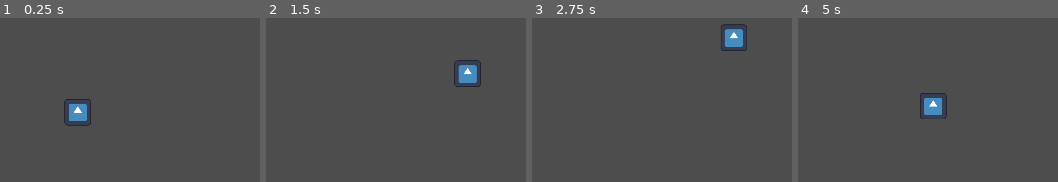
Above: before the commit, frames 1-4 (left to right).
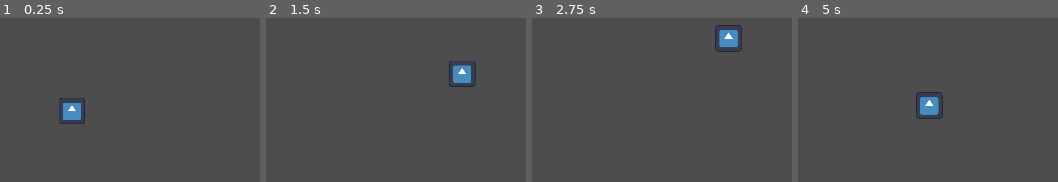
Above: after the commit, the same moments.

Repository: Relapson/Point-N-Click
Game: Godot game, scene res://main.tscn
Two runs of this game, one before a commit and one after it. Both use one fixed random seed, a clock stepped at 60 frames per second and the inputs below. The engine's default icon, where the game draws it, is replaced by a stand-in: a white triangle on a blue panel in a dark square.
Inputs (mouse positions are in pixels of both pictures, inside the frame that each line leads up to):
- Up to frame 1 (0.25 s): no input
- Up to frame 2 (1.5 s): tap Enter at 0.5 s; move the mouse to (outside the picture) at 0.52 s; click (outside the picture) at 0.6 s; move the mouse to (outside the picture) at 1.27 s; right-click (outside the picture) at 1.35 s; click (outside the picture) at 1.42 s
- Up to frame 3 (2.75 s): move the mouse to (outside the picture) at 2.02 s; click (outside the picture) at 2.1 s
- Up to frame 4 (5 s): move the mouse to (865, 173) at 2.77 s; right-click (865, 173) at 2.85 s; click (865, 173) at 2.92 s; move the mouse to (outside the picture) at 3.52 s; click (outside the picture) at 3.6 s; move the mouse to (outside the picture) at 4.27 s; right-click (outside the picture) at 4.35 s; click (outside the picture) at 4.42 s

The runs differ from the first frame. In frame 1, 1.0% of the frame differs, in the area x 22-35%, y 48-66%; in frame 2, 0.9%; in frame 3, 1.0%; in frame 4, 0.9%.

Commit message:
läuft schon einigermaßen, plan: boolean entered einführen und abhängig davon vlt pos setzen

Diff:
--- a/Characters/Player.gd
+++ b/Characters/Player.gd
@@ -7,7 +7,7 @@
 @onready var navigation_agent: NavigationAgent2D = $NavigationAgent2D
 
 func _ready():
-	set_movement_target(position) # if RoomLoader.player_pos_last_screen == null else RoomLoader.player_pos_last_screen)
+	#set_movement_target(position if RoomLoader.area_positions else RoomLoader.player_pos_last_screen)
 	call_deferred("actor_setup")
 
 func actor_setup():
@@ -35,8 +35,15 @@
 	if position.distance_to(target) > 10:
 		move_and_slide()
 
-func save_pos():
-	RoomLoader.player_pos_last_screen = position
+func save_pos(area_id, area_pos):
+	print("DEBUG:")
+	print("SAVING " + str(area_id) + " | " + str(area_pos))
+	RoomLoader.area_positions[area_id] = area_pos
 
-func load_pos():
-	position = RoomLoader.player_pos_last_screen
+func load_pos(area_id):
+	print("DEBUG:")
+	print("CHECKING FOR: " + str(area_id))
+	if area_id in RoomLoader.area_positions:
+		print("FOUND!")
+		print("SETTING TO: " + str(RoomLoader.area_positions[area_id]))
+		position = RoomLoader.area_positions[area_id]
--- a/Control/leave_area_hotspot.gd
+++ b/Control/leave_area_hotspot.gd
@@ -1,6 +1,7 @@
 extends Area2D
 
 @export_file("*.tscn", "*.scn") var next_room # pfad zur scene
+@export var area_id: int
 
 var body_in_area = false
 var clicked = false # TODO: geht vielleicht besser, funktioniert aber
@@ -9,15 +10,14 @@
 func _ready():
 	$RoomName.set_text(next_room if next_room != null else "")
 	$RoomName.hide()
-	if RoomLoader.player_pos_last_screen:
-		get_node("../Player").load_pos()
+	var dings = get_tree().root.get_children()[1].find_child("Player")
 
 func _process(_delta):
 	if clicked and body_in_area:
 		RoomLoader.room_name = name
-		get_node("../Player").save_pos()
+		get_node("../Player").save_pos(area_id, $PlayerSpawnPoint.global_position)
 		await get_tree().create_timer(0.2).timeout # TODO: kurz warten bevor szene gewechselt wird - evtl auch animation abspielen/abwarten dann
-		RoomLoader.goto_scene(next_room)
+		RoomLoader.goto_scene(next_room, area_id)
 		return
 
 # wenn im bereich geklickt wurde -> true
@@ -28,8 +28,8 @@
 		if event.double_click:
 			clicked = false
 			RoomLoader.room_name = name
-			get_node("../Player").save_pos()
-			RoomLoader.goto_scene(next_room)
+			get_node("../Player").save_pos(area_id, $PlayerSpawnPoint.global_position)
+			RoomLoader.goto_scene(next_room, area_id)
 			return
 		if event.get_button_index() == 1 and body_in_area:
 			clicked = true
--- /dev/null
+++ b/Control/roomControl/scene_1.gd
@@ -0,0 +1,11 @@
+extends Node
+
+var scene_id: int
+
+var player_entered_area = false
+
+func _ready():
+	$Player.load_pos(scene_id)
+
+func set_scene_id(id):
+	scene_id = id
--- a/Control/roomControl/scene_3.gd
+++ b/Control/roomControl/scene_3.gd
@@ -1,9 +1,11 @@
 extends Node
-#
-#func _ready():
-#	print(RoomLoader.room_name)
-#
-#	if RoomLoader.room_name:
-#		var room_node = get_node(RoomLoader.room_name)
-#		if room_node:
-#			$Player.global_position = RoomLoader.player_pos_last_screen
+
+var scene_id: int
+
+var player_entered_area = false
+
+func _ready():
+	$Player.load_pos(scene_id)
+
+func set_scene_id(id):
+	scene_id = id
--- a/Control/room_loader.gd
+++ b/Control/room_loader.gd
@@ -4,19 +4,35 @@
 var player_pos_last_screen = null # spieler position um diese bei wiedereintritt zu setzen
 var room_name = null # raum namen merken um entsprechenden knoten wieder zu finden
 
+# testing
+var area_positions = {
+	1:Vector2(955, 533),
+	2:Vector2(1344, 570)}
+
 func _ready():
 	var root = get_tree().root
 	current_scene = root.get_child(root.get_child_count() - 1)
 
-func goto_scene(path):
-	call_deferred("_deferred_goto_scene", path)
+func goto_scene(path, area_id):
+	call_deferred("_deferred_goto_scene", path, area_id)
 
-func _deferred_goto_scene(path):
+func _deferred_goto_scene(path, area_id):
 	# free current scene
 	current_scene.free()
 	# load new scene
 	var s = ResourceLoader.load(path)
 	# instanciate new scene
 	current_scene = s.instantiate()
+	# call the function to set the area
+	current_scene.call("set_scene_id", area_id)
 	# add to active scene
 	get_tree().root.add_child(current_scene)
+
+	print("CALLED WITH AREA ID: " + str(area_id))
+
+# funktion um area pos zu bekommen
+func get_area_pos(area_id):
+	if area_id in area_positions:
+		return area_positions[area_id]
+	else:
+		return null
--- a/scene_01.tscn
+++ b/scene_01.tscn
@@ -1,5 +1,6 @@
-[gd_scene load_steps=6 format=3 uid="uid://u2r5qtlprn73"]
+[gd_scene load_steps=7 format=3 uid="uid://u2r5qtlprn73"]
 
+[ext_resource type="Script" path="res://Control/roomControl/scene_1.gd" id="1_bd4gc"]
 [ext_resource type="PackedScene" uid="uid://b38h7cepxykak" path="res://Characters/Player.tscn" id="1_gpj7y"]
 [ext_resource type="Script" path="res://Control/ClickableArea.gd" id="2_awim4"]
 [ext_resource type="FontFile" uid="uid://oqud717w80kb" path="res://Assets/Fonts/EastSeaDokdo-Regular.ttf" id="3_exge3"]
@@ -11,13 +12,10 @@
 outlines = Array[PackedVector2Array]([PackedVector2Array(186, 484, 929, 409, 1712, 343, 1778, 519, 1553, 689, 1256, 644, 1228, 821, 1691, 838, 1304, 1041, 899, 843, 378, 1011, 77, 824, 262, 695)])
 
 [node name="Scene01" type="Node"]
+script = ExtResource("1_bd4gc")
 
 [node name="NavigationRegion2D" type="NavigationRegion2D" parent="."]
 navigation_polygon = SubResource("NavigationPolygon_6mx3b")
-
-[node name="Player" parent="." instance=ExtResource("1_gpj7y")]
-position = Vector2(891, 609)
-scale = Vector2(0.5, 0.5)
 
 [node name="ClickableArea" type="Area2D" parent="."]
 position = Vector2(1545, 449)
@@ -40,6 +38,7 @@
 [node name="Area2" parent="." instance=ExtResource("4_jx7g5")]
 position = Vector2(410, 484)
 next_room = "res://scene_2.tscn"
+area_id = 1
 
 [node name="CollisionPolygon2D" parent="Area2" index="0"]
 polygon = PackedVector2Array(682.6, 417.4, 684.6, 781.4, 920.6, 756.4, 914.6, 422.4)
@@ -50,9 +49,14 @@
 [node name="Area3" parent="." instance=ExtResource("4_jx7g5")]
 position = Vector2(1470, 361)
 next_room = "res://scene_3.tscn"
+area_id = 2
 
 [node name="PlayerSpawnPoint" parent="Area3" index="2"]
 position = Vector2(12, -10)
+
+[node name="Player" parent="." instance=ExtResource("1_gpj7y")]
+position = Vector2(877, 606)
+scale = Vector2(0.5, 0.5)
 
 [connection signal="mouse_entered" from="ClickableArea" to="ClickableArea" method="_on_mouse_entered" flags=18]
 [connection signal="mouse_exited" from="ClickableArea" to="ClickableArea" method="_on_mouse_exited" flags=18]
--- a/scene_2.tscn
+++ b/scene_2.tscn
@@ -18,7 +18,7 @@
 navigation_polygon = SubResource("NavigationPolygon_eb2dj")
 
 [node name="Player" parent="." instance=ExtResource("1_twlcm")]
-position = Vector2(951, 531)
+position = Vector2(715, 666)
 scale = Vector2(0.5, 0.5)
 
 [node name="ClickableArea" type="Area2D" parent="."]
@@ -41,7 +41,8 @@
 
 [node name="Area1" parent="." instance=ExtResource("4_tvvqn")]
 position = Vector2(956, 561)
-next_room = "res://main.tscn"
+next_room = "res://scene_01.tscn"
+area_id = 1
 
 [node name="CollisionPolygon2D" parent="Area1" index="0"]
 polygon = PackedVector2Array(811, 492, 683, 750, 1145, 768, 990, 480)
--- a/scene_3.tscn
+++ b/scene_3.tscn
@@ -17,7 +17,8 @@
 
 [node name="Area1" parent="." instance=ExtResource("1_4phat")]
 position = Vector2(1353, 571)
-next_room = "res://main.tscn"
+next_room = "res://scene_01.tscn"
+area_id = 2
 
 [node name="CollisionPolygon2D" parent="Area1" index="0"]
 polygon = PackedVector2Array(875, 438, 690, 781, 1164, 801, 1078, 667)
@@ -26,7 +27,7 @@
 position = Vector2(-9, -1)
 
 [node name="Player" parent="." instance=ExtResource("2_44wxe")]
-position = Vector2(1327, 566)
+position = Vector2(873, 614)
 scale = Vector2(0.5, 0.5)
 
 [editable path="Area1"]
